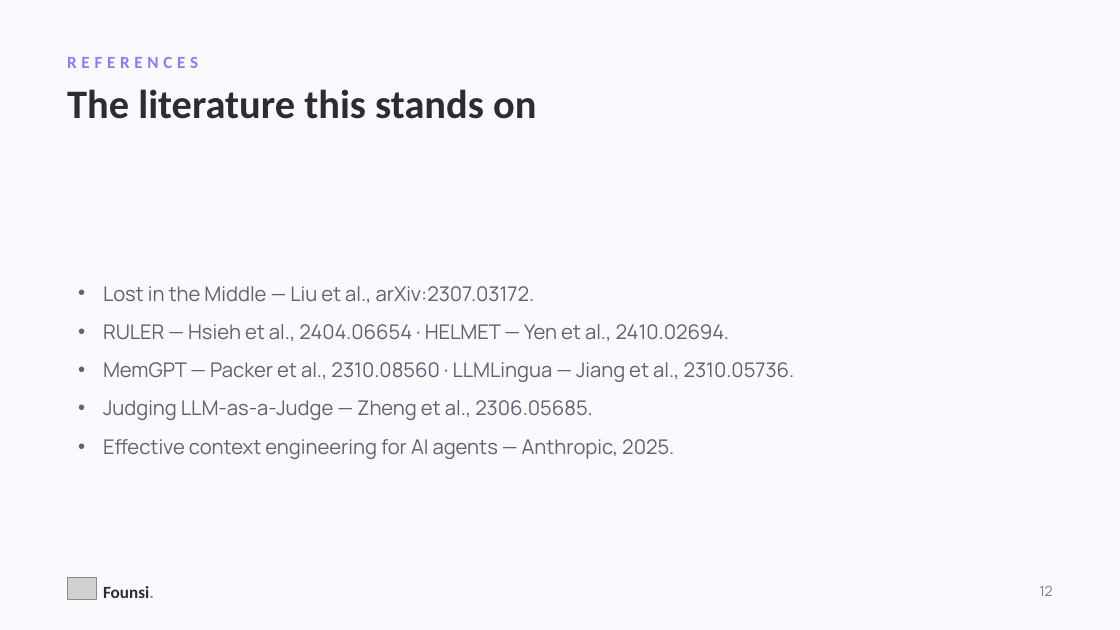
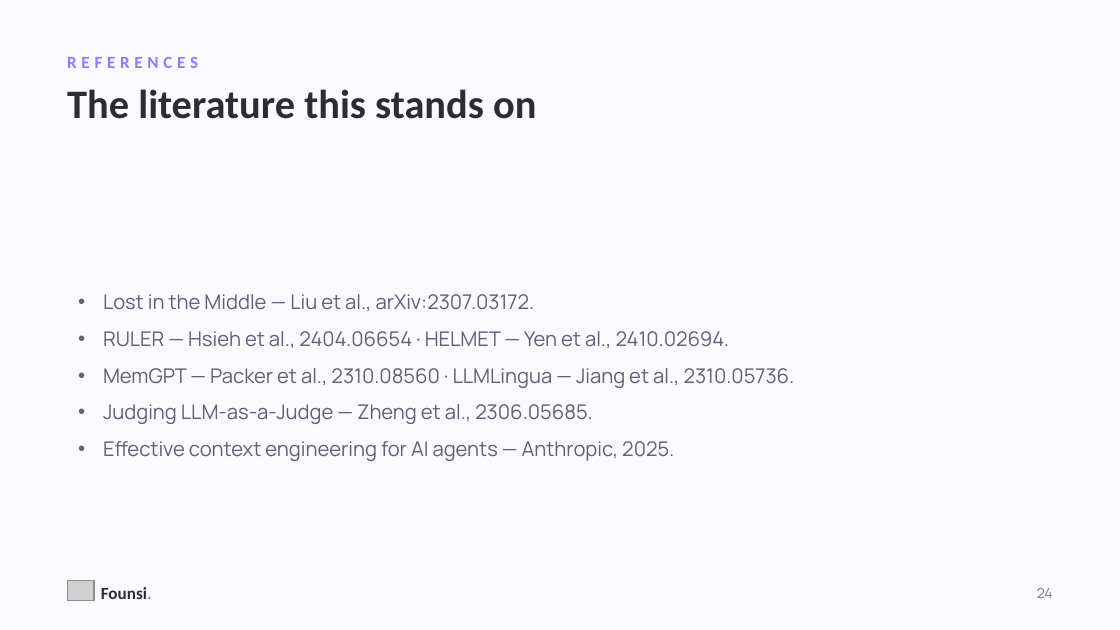
Before and after one commit to kanishkpatel1995/agent-harness, a slide deck: slide 24 of presentation/founsi-context-engineering.pptx (slide 19 before the commit). Drawn at 1120x630 pixels with LibreOffice and Linux fonts; fonts in the diff are those of the drawing; grey boxes stand for pictures. Boxes give left, top, right and bottom in pixels: in the first picture for what was removed or moved away, otherwise in the second. Text is boxed around its words. In the diff, an @@ line names an element or a change of style, - is before the commit and + after.

```diff
--- a/presentation/founsi-context-engineering.pptx
+++ b/presentation/founsi-context-engineering.pptx
@@ text "Lost in the Middle — ..." at (103, 294, 795, 461): less space between paragraphs @@
@@ text at (1037, 588, 1053, 598): text changed @@
-12
+24
```
Also in this commit, not shown: 13 other slides changed, 11 slides added, 5 slides removed, 7 other files.
